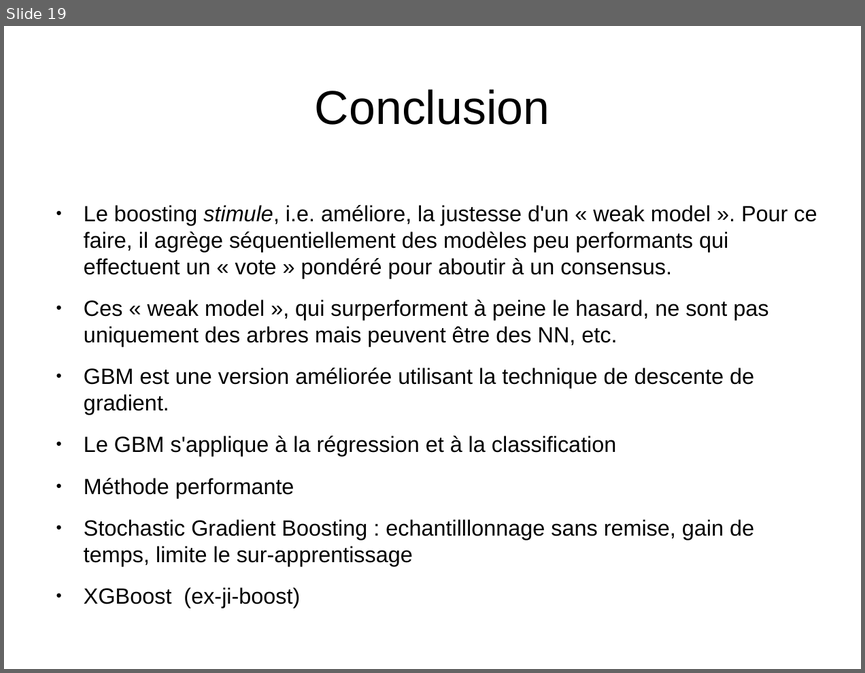
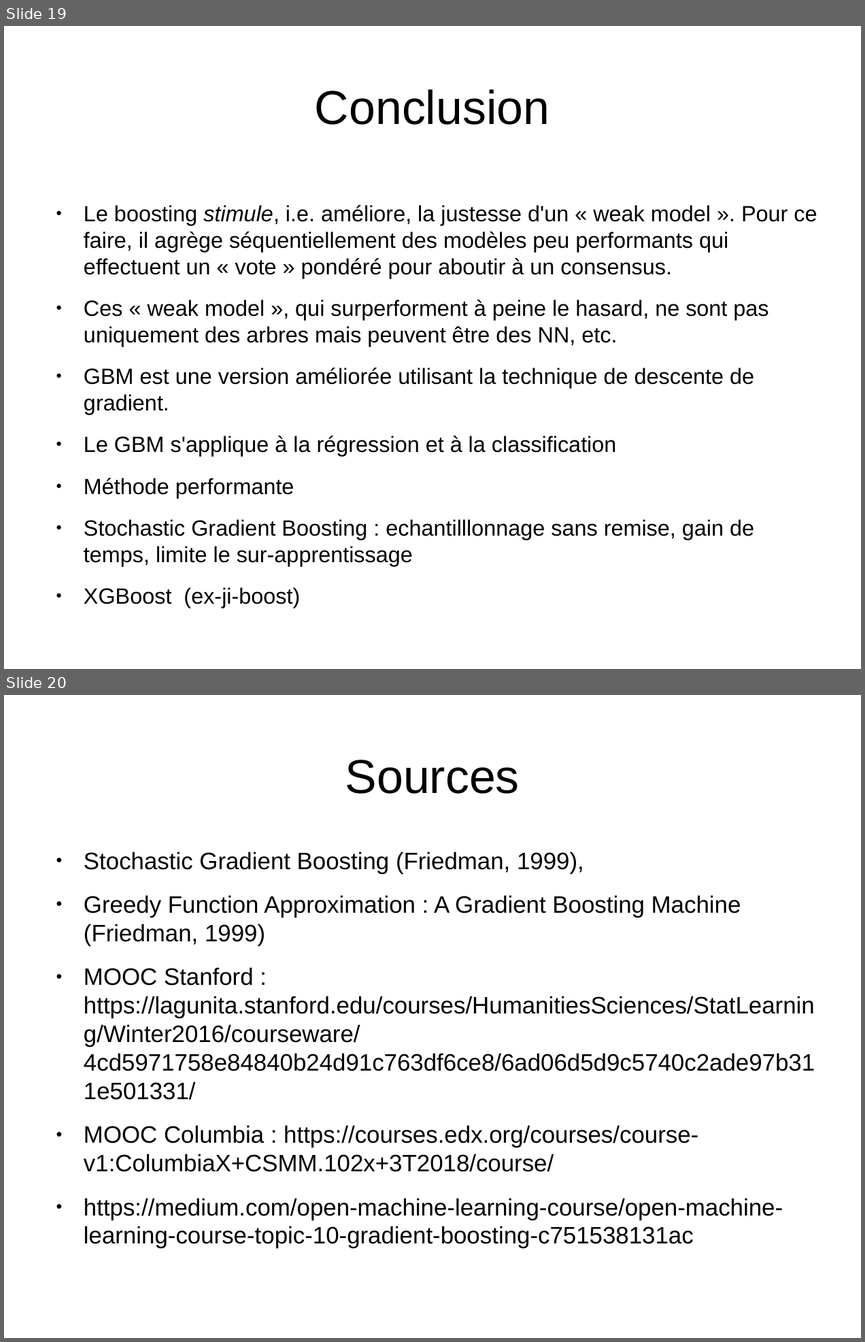
Before and after one commit to kad15/GBM, a slide deck: GBM_V0.odp. Shown one above the other, each under a label of ours: slide 19 before the commit, slides 19 and 20 after it. The pictures are 865x673 and 865x1342 pixels, drawn with LibreOffice and Linux fonts; fonts in the diff are those of the drawing; background and template pictures are left out. Boxes give left, top, right and bottom in pixels: in the first picture for what was removed or moved away, otherwise in the second. Text is boxed around its words. In the diff, an @@ line names an element or a change of style, - is before the commit and + after.

```diff
--- a/GBM_V0.odp
+++ b/GBM_V0.odp
@@ slide 20 added at <box>4,695,861,1338</box>, background #FFFFFF @@
@@ title added at <box>345,760,519,794</box>, 44 pt, text #000000 @@
+Sources
@@ text added at <box>84,851,815,1248</box>, 22 pt, text #000000 @@
+● Stochastic Gradient Boosting (Friedman, 1999),
+● Greedy Function Approximation : A Gradient Boosting Machine (Friedman, 1999)
+● MOOC Stanford : https://lagunita.stanford.edu/courses/HumanitiesSciences/StatLearning/Winter2016/courseware/4cd5971758e84840b24d91c763df6ce8/6ad06d5d9c5740c2ade97b311e501331/
+● MOOC Columbia : https://courses.edx.org/courses/course-v1:ColumbiaX+CSMM.102x+3T2018/course/
+● https://medium.com/open-machine-learning-course/open-machine-learning-course-topic-10-gradient-boosting-c751538131ac
```
Also in this commit, not shown: 1 slide changed.
